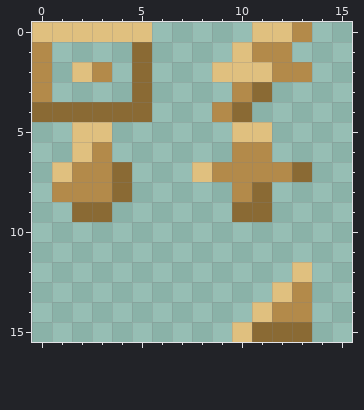
Pixel-art file, stored at art-source/aseprite/block_plinth_glyphs.aseprite. The picture above is the old version.
16x16 pixels, 1 frame.
After the commit:
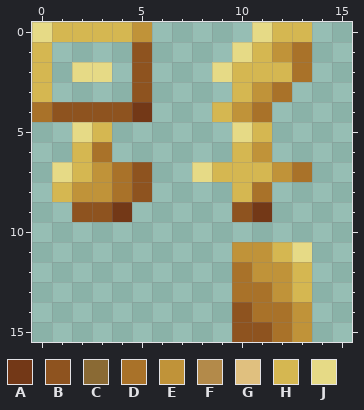
Palette (. is transparent): A #733817  B #8e531f  C #8a6a34  D #a97229  E #c09339  F #b38a4a  G #e0c07f  H #d5b751  J #e6da86
The commit says: redraw the plinth block textures
What changed:
Changed rows in their new state; - is an unchanged pixel.
first column x 0:
 0 JHHHHE-----JHH
 1 H----B----JHED
 2 H-JJ-B---JHHHD
 3 H----B----HED-
 4 DBBBBA---HED--
 5 --JH------JH--
 6 --HD------HE--
 7 -JHEDB--JHHHED
 8 -HEEDB----HD--
 9 --BBA-----BA--
11 ----------EEHJ
12 ----------DEEH
13 ----------DDEH
14 ----------BDDE
15 ----------BBDE
Where, in picture pixels (left, top, right, bottom), the same in both pictures:
changed: (32, 22, 312, 342)
